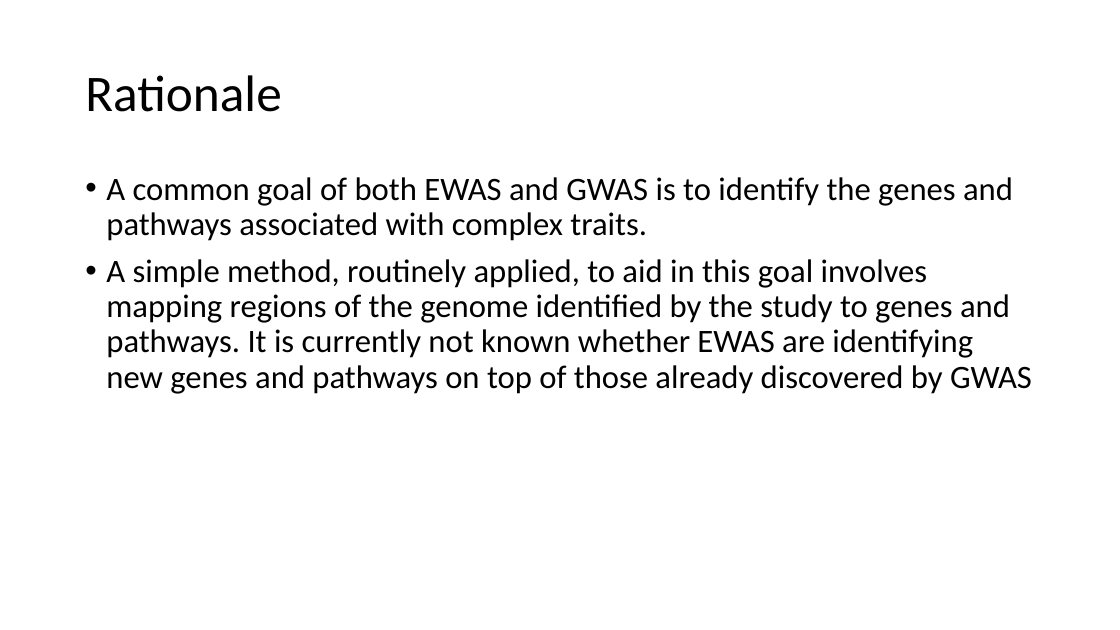
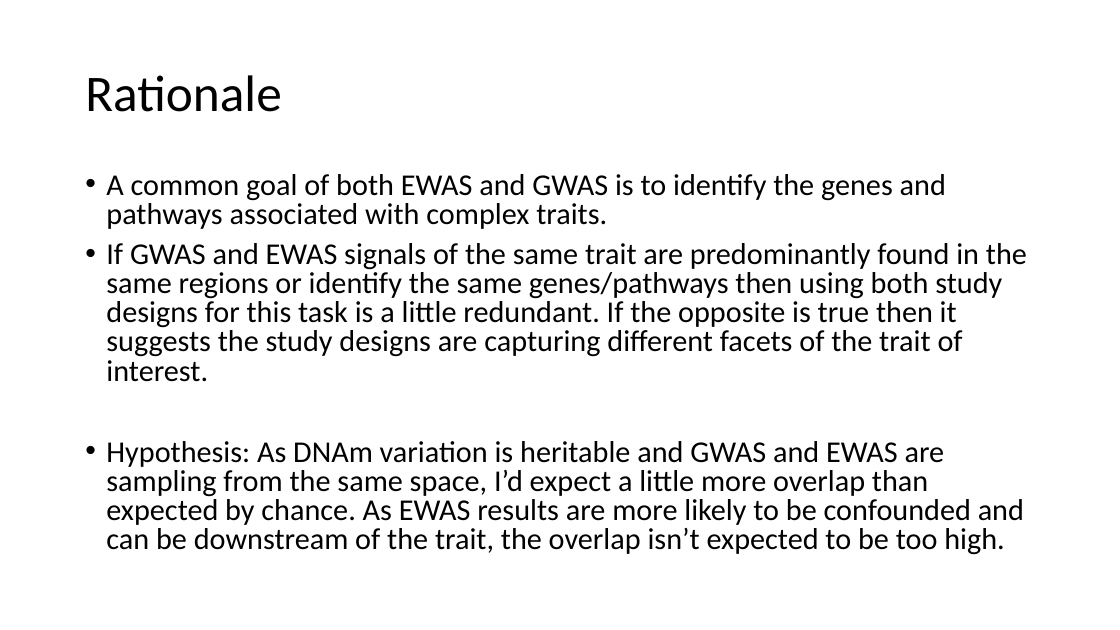
Before and after one commit to thomasbattram/thesis, a slide deck: slide 2 of meetings/2020-07-01/ewas-gwas-comparison-paper.pptx. Drawn at 1120x630 pixels with LibreOffice and Linux fonts; fonts in the diff are those of the drawing. Boxes give left, top, right and bottom in pixels: in the first picture for what was removed or moved away, otherwise in the second. Text is boxed around its words. In the diff, an @@ line names an element or a change of style, - is before the commit and + after.

```diff
--- a/meetings/2020-07-01/ewas-gwas-comparison-paper.pptx
+++ b/meetings/2020-07-01/ewas-gwas-comparison-paper.pptx
@@ text at bbox=[106, 174, 946, 229]: size 28 to 25.9 pt in "A common goal of both EWAS and ..."; line spacing 0.9 to 0.8 @@
@@ text at bbox=[106, 243, 1027, 555]: text changed; size 28 to 25.9 pt @@
-• A simple method, routinely applied, to aid in this goal involves mapping regions of the genome identified by the study to genes and pathways. It is currently not known whether EWAS are identifying new genes and pathways on top of those already discovered by GWAS
+• If GWAS and EWAS signals of the same trait are predominantly found in the same regions or identify the same genes/pathways then using both study designs for this task is a little redundant. If the opposite is true then it suggests the study designs are capturing different facets of the trait of interest.
+• Hypothesis: As DNAm variation is heritable and GWAS and EWAS are sampling from the same space, I’d expect a little more overlap than expected by chance. As EWAS results are more likely to be confounded and can be downstream of the trait, the overlap isn’t expected to be too high.
```
Also in this commit, not shown: 5 other slides changed, 4 slides added, 1 slide removed, 2 other files.
